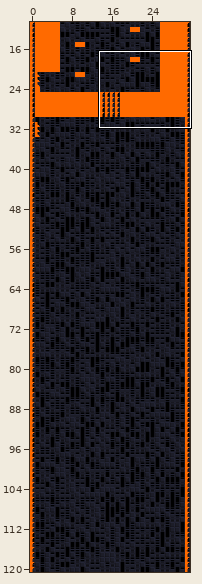
Two states of a Tiled map, Assets/tiled/9_doom_temple_2,-1.tmx. Above, an overview of the earlier version with the close-up marked.
Close-up. Earlier state:
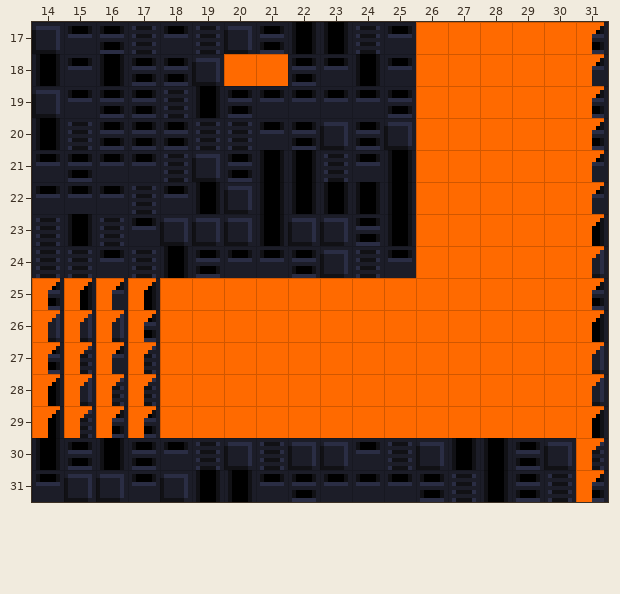
Cells are 8x8 px. Shown: x 14..31, y 17..31. The commit also changed other parts of the map, which this record leaves out. The old version is drawn lined up with the new one.
The same view after the edit:
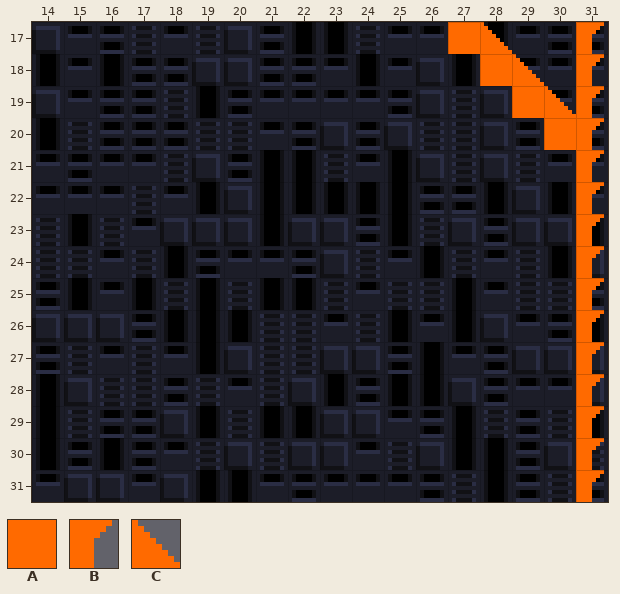
Key: from "prototype": A 0, B 24; from "prototype_2": C 2.
_ is an empty cell.
Tiles replaced or removed in this view: A, B.
Difference:
Changed rows in their new state; . is an unchanged cell.
map size 32x172 -> 32x192 cells
Layer "GeometryDestroyable":
first column x 14:
26 ____
27 ____
28 ____
Layer "Geometry":
first column x 18:
17 ........_.C__
18 ..__....__.C_
19 ........___.C
20 ........____.
21 ........_____
22 ........_____
23 ........_____
24 ........_____
25 _____________
26 _____________
27 _____________
28 _____________
29 _____________
Layer "Items - HIDE ME":
first column x 14:
25 ____
first column x 14:
29 ____
Where, in picture pixels (left, top, right, bottom), the same in both close-ups:
changed: (32, 22, 576, 438)
